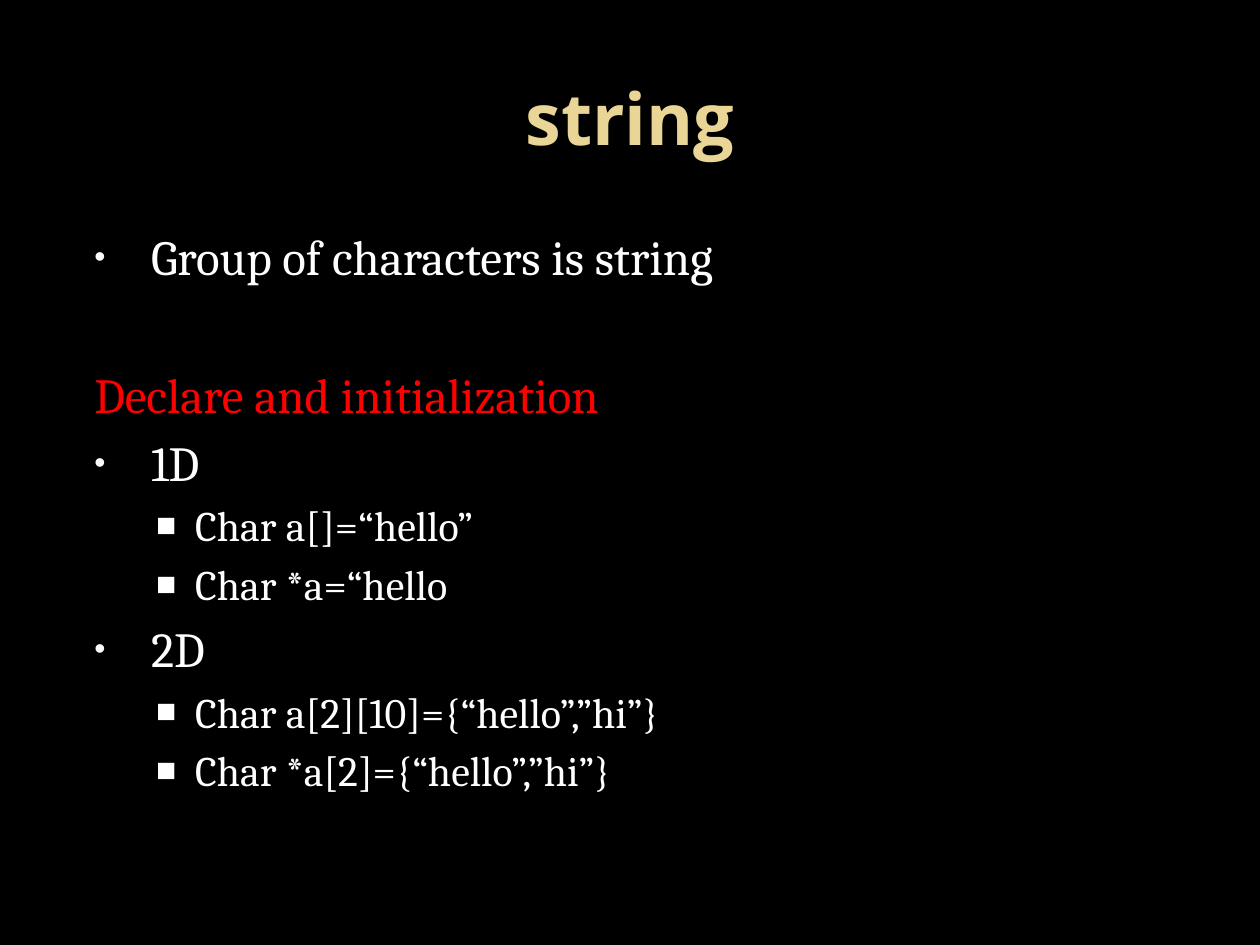
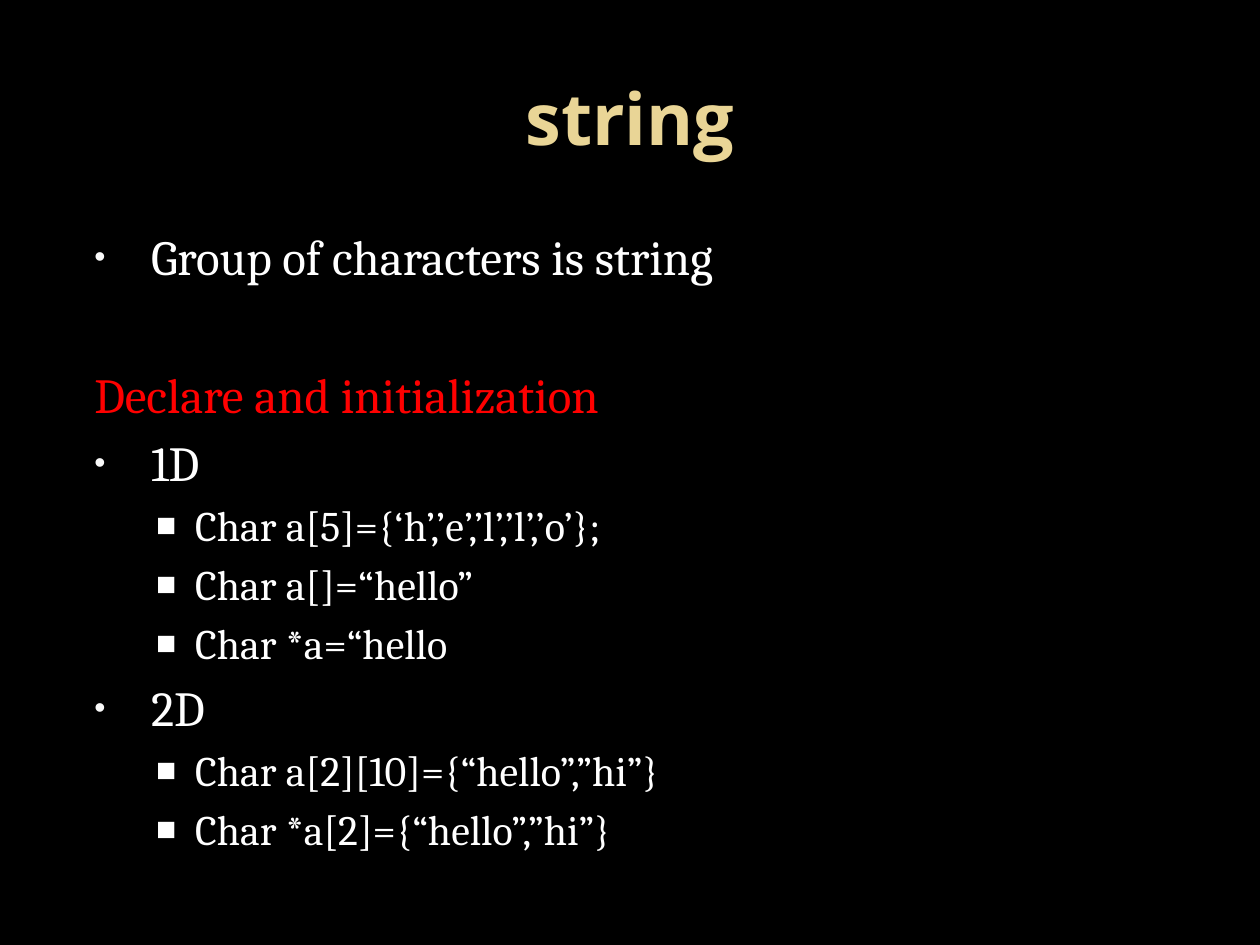
Before and after one commit to Mahesh-7/C_Programs, a slide deck: slide 2 of PPT/string.pptx. Drawn at 1260x945 pixels with LibreOffice and Linux fonts; fonts in the diff are those of the drawing; background and template pictures are left out. Boxes give left, top, right and bottom in pixels: in the first picture for what was removed or moved away, otherwise in the second. Text is boxed around its words. In the diff, an @@ line names an element or a change of style, - is before the commit and + after.

```diff
--- a/PPT/string.pptx
+++ b/PPT/string.pptx
@@ text at bbox=[195, 511, 601, 547]: paragraph added @@
+  ■ Char a[5]={‘h’,’e’,’l’,’l’,’o’};
```
Also in this commit, not shown: 2 other slides changed.
